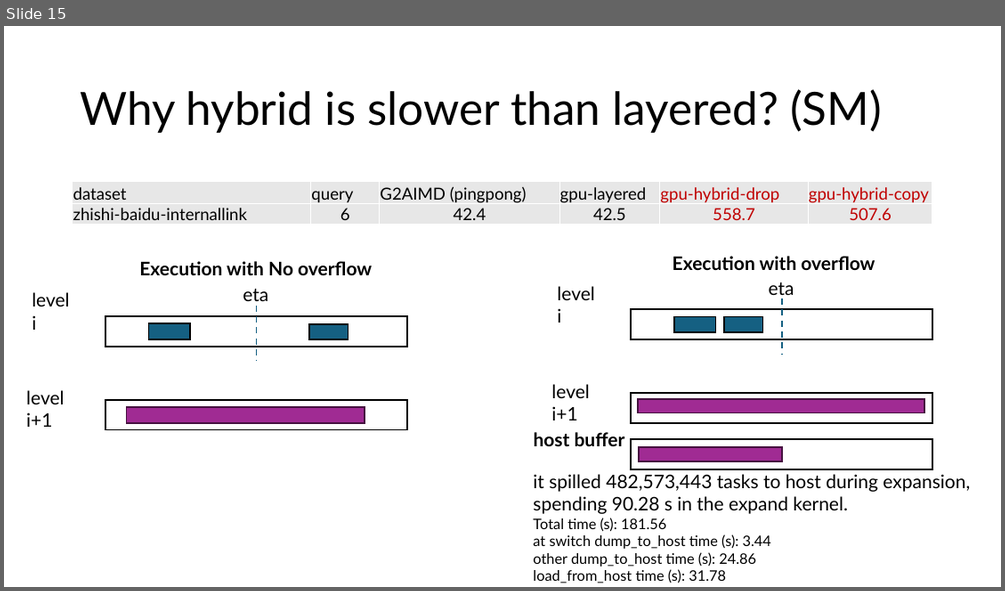
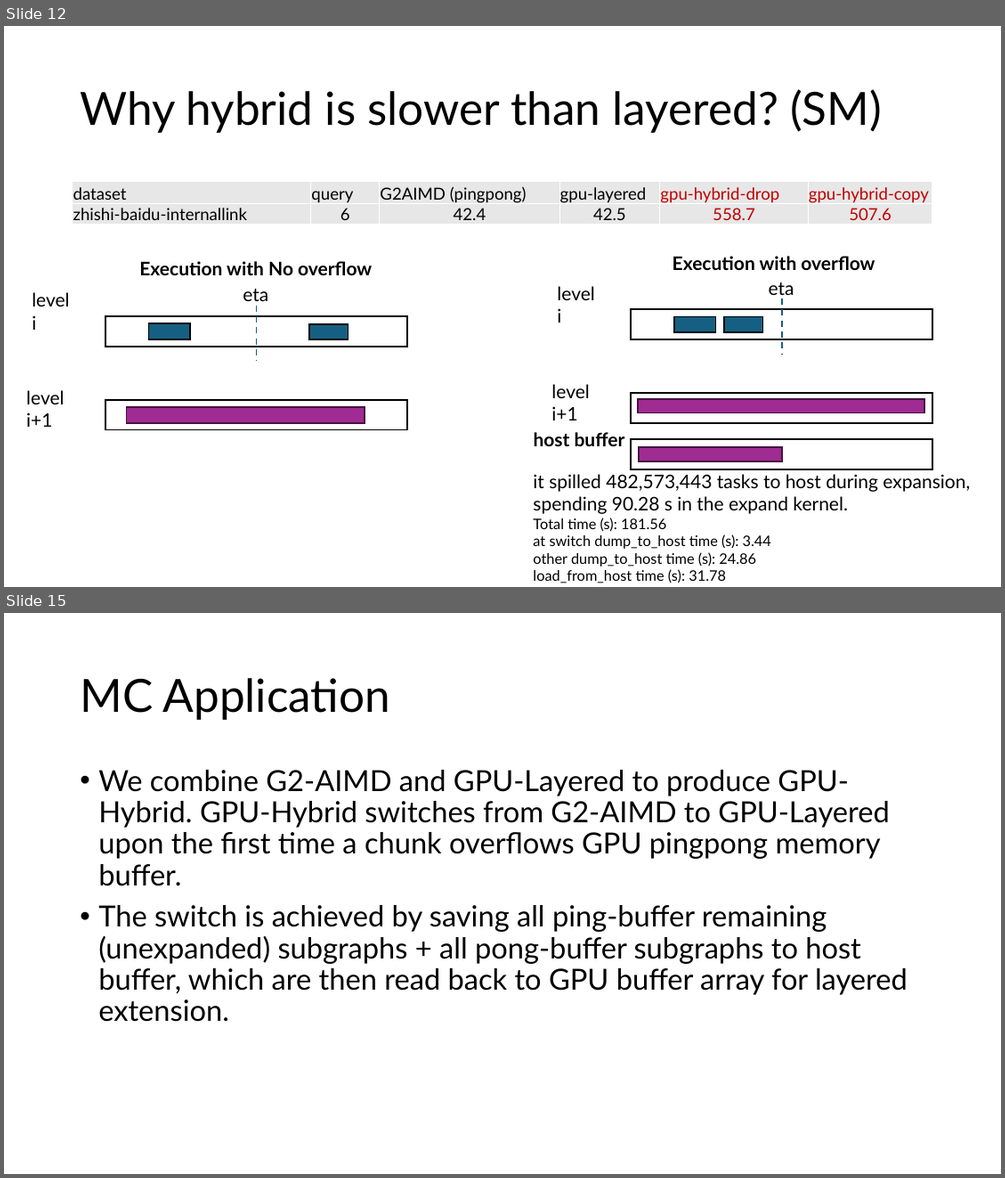
Before and after one commit to akhlaqueak/G-ThinkerCG, a slide deck: revision.pptx. Shown one above the other, each under a label of ours: slide 15 before the commit, slides 12 and 15 after it; the slides between them are not shown. The pictures are 1005x591 and 1005x1178 pixels, drawn with LibreOffice and Linux fonts; fonts in the diff are those of the drawing. Boxes give left, top, right and bottom in pixels: in the first picture for what was removed or moved away, otherwise in the second. Text is boxed around its words. In the diff, an @@ line names an element or a change of style, - is before the commit and + after.

```diff
--- a/revision.pptx
+++ b/revision.pptx
@@ slide 15 added at (4, 613, 1001, 1174), background #FFFFFF @@
@@ title added at (80, 678, 391, 720), 44 pt, text #000000 @@
+MC Application
@@ text added at (98, 770, 907, 1022), 28 pt, text #000000 @@
+• We combine G2-AIMD and GPU-Layered to produce GPU-Hybrid. GPU-Hybrid switches from G2-AIMD to GPU-Layered upon the first time a chunk overflows GPU pingpong memory buffer.
+• The switch is achieved by saving all ping-buffer remaining (unexpanded) subgraphs + all pong-buffer subgraphs to host buffer, which are then read back to GPU buffer array for layered extension.
@@ what was slide 15 is now slide 12 @@
```
Also in this commit, not shown: 8 other slides added, 3 slides removed, 19 other files.
